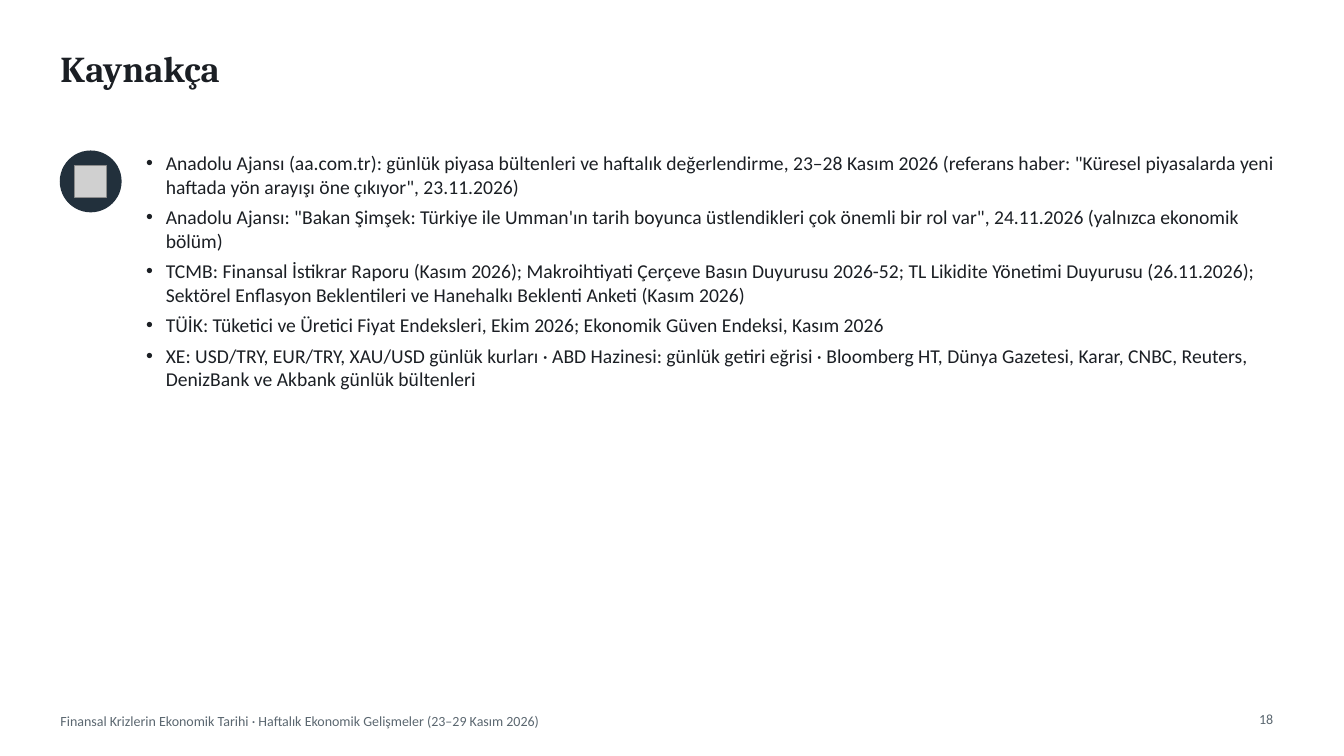
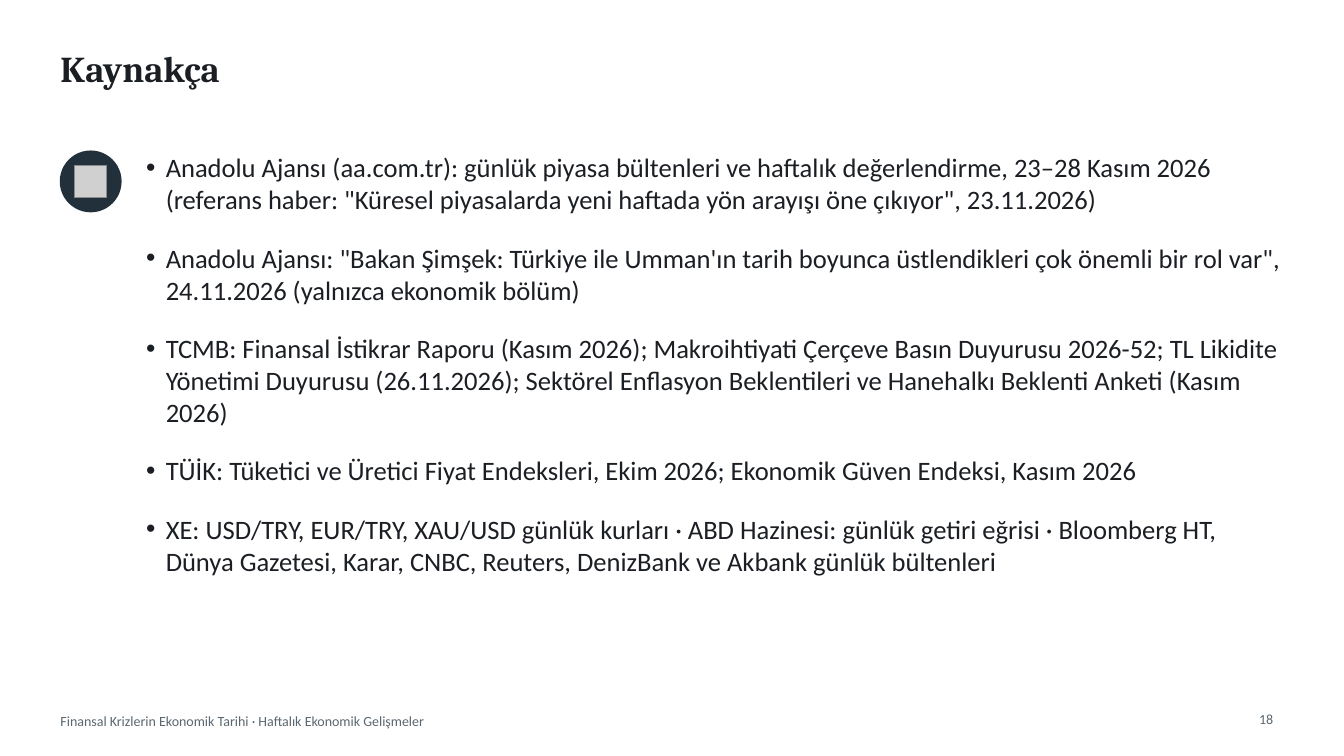
Before and after one commit to likyastudio/ikya-studios-ad, a slide deck: slide 18 of sunum/Haftalik_Ekonomik_Gelismeler_23-29_Kasim_2026.pptx. Drawn at 1344x756 pixels with LibreOffice and Linux fonts; fonts in the diff are those of the drawing; grey boxes stand for pictures; background and template pictures are left out. Boxes give left, top, right and bottom in pixels: in the first picture for what was removed or moved away, otherwise in the second. Text is boxed around its words. In the diff, an @@ line names an element or a change of style, - is before the commit and + after.

```diff
--- a/sunum/Haftalik_Ekonomik_Gelismeler_23-29_Kasim_2026.pptx
+++ b/sunum/Haftalik_Ekonomik_Gelismeler_23-29_Kasim_2026.pptx
@@ text "Anadolu Ajansı (aa.com.tr): günlük piyasa ..." at <box>166,157,1280,576</box>: size 14 to 19 pt; more space between paragraphs @@
@@ text at <box>60,716,424,729</box>: text changed @@
-Finansal Krizlerin Ekonomik Tarihi · Haftalık Ekonomik Gelişmeler (23–29 Kasım 2026)
+Finansal Krizlerin Ekonomik Tarihi · Haftalık Ekonomik Gelişmeler
```
Also in this commit, not shown: 17 other slides changed.
